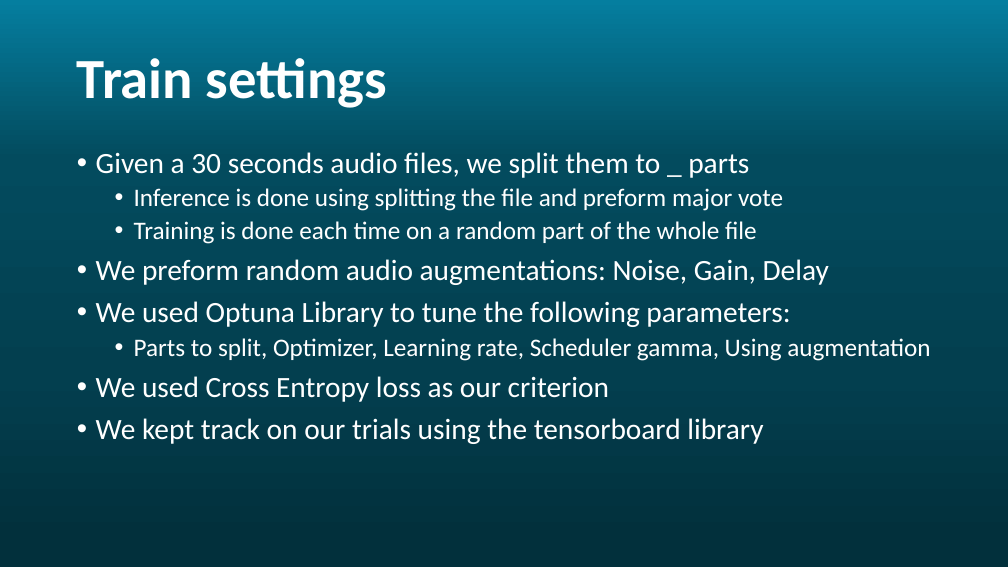
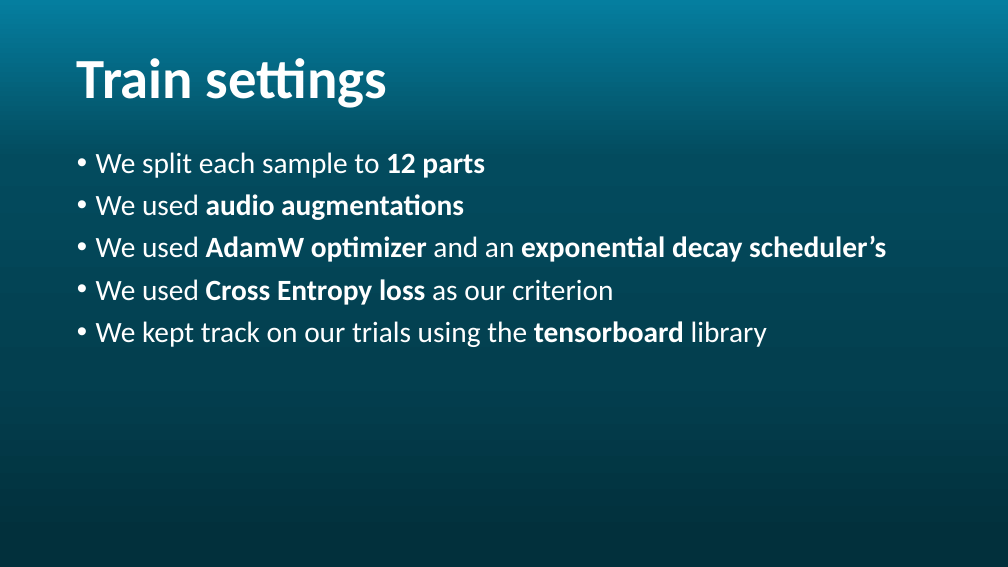
Before and after one commit to Rotem-and-Noam/Ada-STFT, a slide deck: slide 10 of images/AdaSTFT.pptx (slide 9 before the commit). Drawn at 1008x567 pixels with LibreOffice and Linux fonts; fonts in the diff are those of the drawing; background and template pictures are left out. Boxes give left, top, right and bottom in pixels: in the first picture for what was removed or moved away, otherwise in the second. Text is boxed around its words. In the diff, an @@ line names an element or a change of style, - is before the commit and + after.

```diff
--- a/images/AdaSTFT.pptx
+++ b/images/AdaSTFT.pptx
@@ text at (x1=96, y1=152, x2=886, y2=262): text changed; size 24 to 28 pt; bold on @@
-• Given a 30 seconds audio files, we split them to _ parts
-  • Inference is done using splitting the file and preform major vote
-  • Training is done each time on a random part of the whole file
-• We preform random audio augmentations: Noise, Gain, Delay
-• We used Optuna Library to tune the following parameters:
-  • Parts to split, Optimizer, Learning rate, Scheduler gamma, Using augmentation
+• We split each sample to 12 parts
+• We used audio augmentations
+• We used AdamW optimizer and an exponential decay scheduler’s
@@ text at (x1=96, y1=279, x2=767, y2=347): bold on in "Cross Entropy loss", "tensorboard" @@
```
Also in this commit, not shown: 2 other slides changed, 7 slides added.
